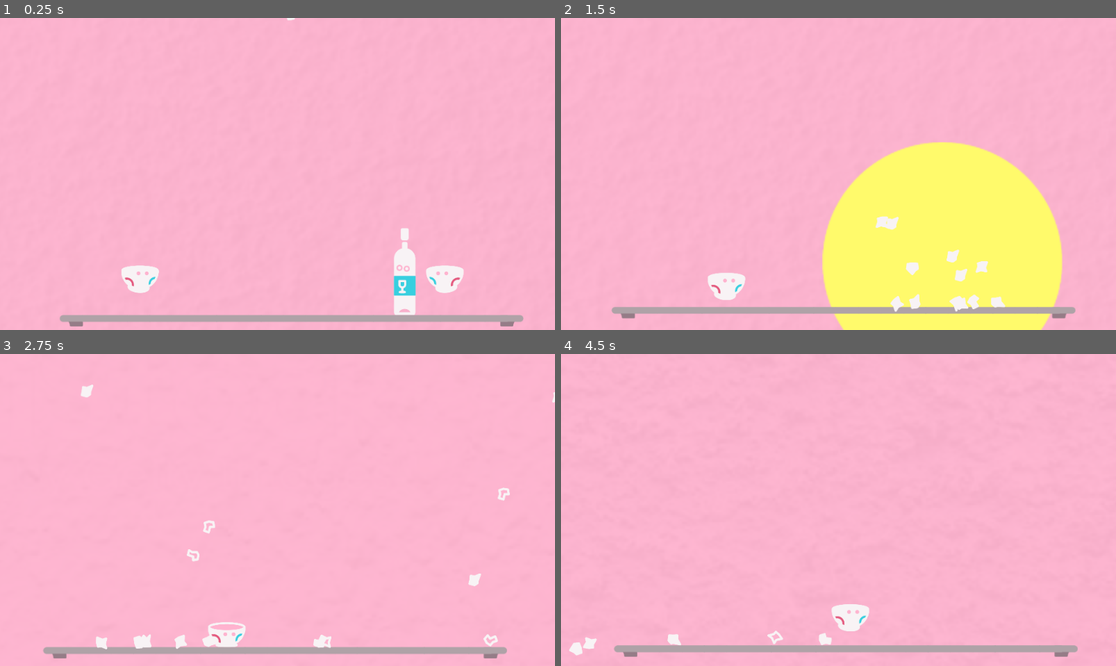
Above: before the commit, frames 1-4 (two rows, left to right).
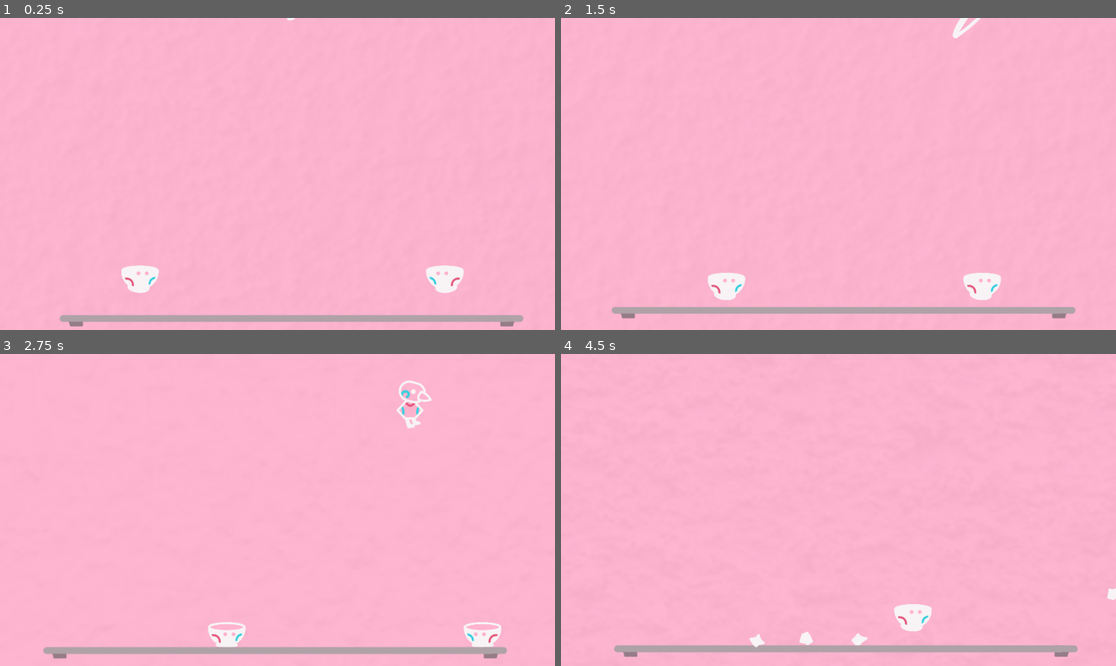
Above: after the commit, the same moments.

Repository: TrueNarwhak/Glassware
Game: Godot game, scene res://rooms/Controller.tscn
Same seed, same stepped clock (60 frames per second), same inputs: the game is played once before the commit and once after it.
Inputs (mouse positions are in pixels of both pictures, inside the frame that each line leads up to):
- Up to frame 1 (0.25 s): no input
- Up to frame 2 (1.5 s): tap Enter (ui_accept) at 0.5 s; move the mouse to (960, 158) at 0.52 s; hold Space (jump) 0.53-1.28 s; hold D (move_right) from 0.53 s (still down); move the mouse to (727, 189) at 1.27 s; click (727, 189) at 1.35 s
- Up to frame 3 (2.75 s): tap Space (jump) at 1.52, 1.55, 1.82 s; move the mouse to (333, 441) at 2.02 s; release D (move_right) at 2.03 s; hold A (move_left) from 2.03 s (still down); hold Space (jump) from 2.03 s (still down)
- Up to frame 4 (4.5 s): move the mouse to (810, 572) at 2.77 s; release A (move_left) at 2.78 s; release Space (jump) at 2.78 s; hold D (move_right) 2.78-4.28 s; click (810, 572) at 2.85 s; tap Space (jump) at 3.02, 3.05, 3.32 s; move the mouse to (1005, 556) at 3.52 s; hold Space (jump) 3.53-4.28 s; move the mouse to (672, 463) at 4.27 s; hold A (move_left) from 4.28 s (still down); click (672, 463) at 4.35 s

The runs differ from the first frame. In frame 1, 0.9% of the frame differs, in the area x 70-75%, y 67-96%; in frame 2, 21%, in the area x 47-91%, y 0-100%; in frame 3, 1.3%; in frame 4, 1.5%.

Commit message:
Bat Item

Diff:
--- a/Glass Like/objects/Player.gd
+++ b/Glass Like/objects/Player.gd
@@ -27,10 +27,11 @@
 onready var feet_pos = $FeetPos
 onready var ball_aim_pos = $BallAimPos
 onready var death_timer = $DeathTimer
+onready var bat_wings = $BatWings
 
 # ------------------------------------ #
 
-var inventory = []
+var inventory = ["bat"]
 
 export var mushroom_force = 800
 export var frog_jump = 400
@@ -42,6 +43,9 @@
 export(PackedScene) var floppy_disk
 onready var floppy_disk_exists = get_parent().has_node("Floppydisk")
 export var anvil_gravity = 350
+export var bat_flap = 536
+var current_bat_flap = bat_flap
+export var bat_decay = 5
 
 # ------------------------------------ #
 
@@ -72,7 +76,7 @@
 			sprite.play("default")
 
 	# Apply Gravity
-	motion.y += GRAVITY * delta * TARGET_FPS\
+	motion.y += GRAVITY * delta * TARGET_FPS
 
 	if is_on_floor():
 
@@ -86,6 +90,9 @@
 
 		# Attack boosting
 		can_attack_boost = true
+
+		# Items
+		current_bat_flap = bat_flap
 	else:
 
 		if Input.is_action_just_released("jump") and motion.y < -current_jump/2:
@@ -134,6 +141,16 @@
 	if inventory.has("anvil") and !is_on_floor() and !jump_death_called:
 		if Input.is_action_pressed("move_down"):
 			motion.y += anvil_gravity * delta * TARGET_FPS
+
+	# Bat
+	if inventory.has("bat"):
+		if Input.is_action_pressed("jump") and current_bat_flap != 0:
+			motion.y = -current_bat_flap
+			current_bat_flap -= bat_decay
+			current_bat_flap = clamp(current_bat_flap, 0, 100000000000)
+			print(current_bat_flap)
+
+	bat_wings.visible = bool(int(Input.is_action_pressed("jump")) * int(current_bat_flap != 0))
 
 	# Floppy disk
 	if inventory.has("floppydisk") and !floppy_disk_exists:
--- a/Glass Like/objects/Player.tscn
+++ b/Glass Like/objects/Player.tscn
@@ -13,6 +13,10 @@
 [ext_resource path="res://objects/Beachball.tscn" type="PackedScene" id=11]
 [ext_resource path="res://objects/shards/PlayerShards.tscn" type="PackedScene" id=12]
 [ext_resource path="res://objects/Floppydisk.tscn" type="PackedScene" id=13]
+[ext_resource path="res://images/Attacks/Wings/Wing0_1.png" type="Texture" id=14]
+[ext_resource path="res://images/Attacks/Wings/Wing2_1.png" type="Texture" id=15]
+[ext_resource path="res://images/Attacks/Wings/Wing1_1.png" type="Texture" id=16]
+[ext_resource path="res://images/Attacks/Wings/Wing3.png" type="Texture" id=17]
 
 [sub_resource type="SpriteFrames" id=1]
 animations = [ {
@@ -26,11 +30,6 @@
 "name": "Walk",
 "speed": 6.0
 }, {
-"frames": [ ExtResource( 4 ) ],
-"loop": true,
-"name": "Shatter",
-"speed": 5.0
-}, {
 "frames": [ ExtResource( 7 ) ],
 "loop": true,
 "name": "Fall",
@@ -39,6 +38,11 @@
 "frames": [ ExtResource( 6 ) ],
 "loop": true,
 "name": "Jump",
+"speed": 5.0
+}, {
+"frames": [ ExtResource( 4 ) ],
+"loop": true,
+"name": "Shatter",
 "speed": 5.0
 } ]
 
@@ -49,6 +53,14 @@
 [sub_resource type="RectangleShape2D" id=3]
 extents = Vector2( 52, 36 )
 
+[sub_resource type="SpriteFrames" id=4]
+animations = [ {
+"frames": [ ExtResource( 14 ), ExtResource( 16 ), ExtResource( 15 ), ExtResource( 17 ) ],
+"loop": true,
+"name": "default",
+"speed": 4.0
+} ]
+
 [node name="Player" type="KinematicBody2D" groups=["Player"]]
 scale = Vector2( 0.5, 0.5 )
 script = ExtResource( 5 )
@@ -58,6 +70,8 @@
 flower = ExtResource( 9 )
 anvil_stomp = ExtResource( 10 )
 floppy_disk = ExtResource( 13 )
+bat_flap = 736
+bat_decay = 8
 
 [node name="AnimatedSprite" type="AnimatedSprite" parent="."]
 position = Vector2( 11, -37 )
@@ -74,11 +88,28 @@
 position = Vector2( 0, 50 )
 shape = SubResource( 3 )
 
+[node name="BatWings" type="Node2D" parent="."]
+visible = false
+position = Vector2( -122, -46 )
+
+[node name="BatWingsL" type="AnimatedSprite" parent="BatWings"]
+position = Vector2( 7, -10 )
+frames = SubResource( 4 )
+frame = 1
+playing = true
+
+[node name="BatWingsR" type="AnimatedSprite" parent="BatWings"]
+position = Vector2( 239, -10 )
+frames = SubResource( 4 )
+frame = 1
+playing = true
+flip_h = true
+
 [node name="FeetPos" type="Position2D" parent="."]
 position = Vector2( 0, 35 )
 
 [node name="BallAimPos" type="Position2D" parent="."]
-position = Vector2( 0, -156 )
+position = Vector2( 0, -100 )
 
 [node name="DeathTimer" type="Timer" parent="."]
 wait_time = 0.748
--- a/Glass Like/rooms/stages/Stage 1.tscn
+++ b/Glass Like/rooms/stages/Stage 1.tscn
@@ -1,7 +1,6 @@
-[gd_scene load_steps=8 format=2]
+[gd_scene load_steps=7 format=2]
 
 [ext_resource path="res://rooms/stage.gd" type="Script" id=1]
-[ext_resource path="res://objects/foes/Champaign.tscn" type="PackedScene" id=2]
 [ext_resource path="res://objects/foes/Cup.tscn" type="PackedScene" id=3]
 [ext_resource path="res://objects/ItemSpawner.tscn" type="PackedScene" id=4]
 [ext_resource path="res://images/stage/Asset 80.png" type="Texture" id=5]
@@ -21,9 +20,6 @@
 
 [node name="Cup2" parent="Enemies" instance=ExtResource( 3 )]
 position = Vector2( 800, 416 )
-
-[node name="Champaign" parent="Enemies" instance=ExtResource( 2 )]
-position = Vector2( 688, 416 )
 
 [node name="ItemSpawner" parent="." instance=ExtResource( 4 )]
 position = Vector2( 480, 200 )
Binary file added: Glass Like/images/Attacks/Wings/Wing0_1.png
Not shown, added: Glass Like/images/Attacks/Wings/Wing0_1.png.import
Binary file added: Glass Like/images/Attacks/Wings/Wing1_1.png
Not shown, added: Glass Like/images/Attacks/Wings/Wing1_1.png.import
Binary file added: Glass Like/images/Attacks/Wings/Wing2_1.png
Not shown, added: Glass Like/images/Attacks/Wings/Wing2_1.png.import
Binary file added: Glass Like/images/Attacks/Wings/Wing3.png
Not shown, added: Glass Like/images/Attacks/Wings/Wing3.png.import
Not shown: 1 places in Glass Like/objects/Player.tscn that only renumber resources
